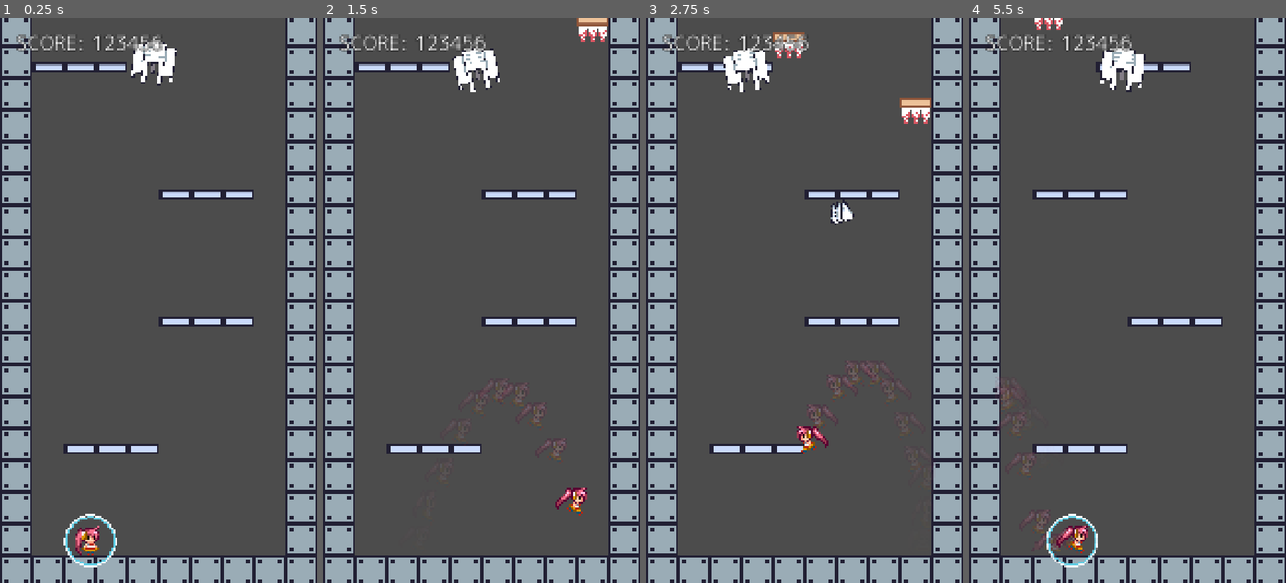
Above: before the commit, frames 1-4 (left to right).
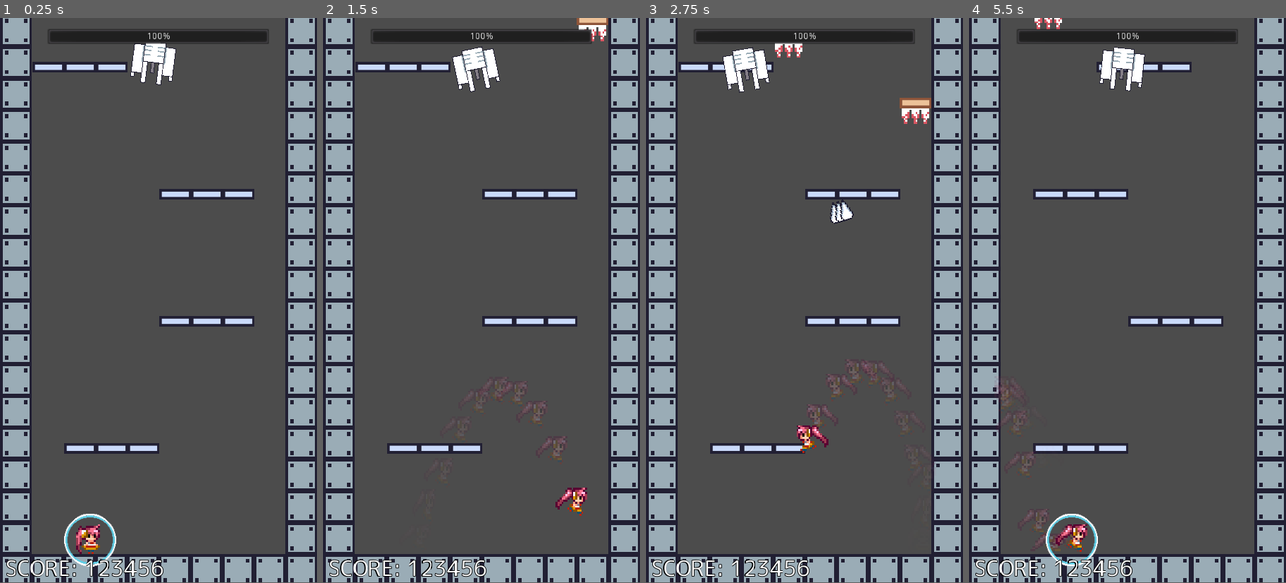
Above: after the commit, the same moments.

Repository: syun77/gd_deathroom666
Game: Godot game, scene res://Main.tscn
Two runs of this game, one before a commit and one after it. Both use one fixed random seed, a clock stepped at 60 frames per second and the inputs below.
Inputs:
- Up to frame 1 (0.25 s): no input
- Up to frame 2 (1.5 s): hold Right (ui_right) from 0.53 s (still down); tap Z (act_jump) at 0.6, 0.77, 1.07, 1.35 s
- Up to frame 3 (2.75 s): tap Z (act_jump) at 1.52, 1.82, 2.1 s; release Right (ui_right) at 2.03 s; hold Left (ui_left) from 2.03 s (still down)
- Up to frame 4 (5.5 s): release Left (ui_left) at 2.78 s; hold Right (ui_right) 2.78-4.28 s; tap Z (act_jump) at 2.85, 3.02, 3.32, 3.6, 3.77, 4.07, 4.35, 4.52, 4.82, 5.1 s; tap R (ui_reset) at 4.15 s; hold Left (ui_left) 4.28-5.03 s; hold Right (ui_right) from 5.03 s (still down)
In our replay, the window is 450x800 before the commit and 450x799 after it. These sizes can differ from the game's own. Grey fills any space a smaller window leaves; there, only what the larger window draws over its background counts as a difference.

The runs differ from the first frame. In frame 1, 6.0% of the frame differs, in the area x 0-100%, y 0-100%; in frame 2, 5.9%; in frame 3, 6.1%; in frame 4, 6.2%.

Commit message:
敵のHPゲージを実装

Diff:
--- a/DeathRoom666/Block.gd
+++ b/DeathRoom666/Block.gd
@@ -33,9 +33,9 @@
 	_max_velocity_y = dy
 
 ## 動きを止める.
-func freeze() -> void:
+func freeze() -> bool:
 	if _freezed:
-		return # フリーズ済み.
+		return false # フリーズ済み.
 
 	_freezed = true
 	# 固定ブロックにする
@@ -44,6 +44,8 @@
 	position.y -= 48.0 # 1タイルぶんずれる.
 	wall.position = position
 	_parent.add_child(wall)
+
+	return true
 
 ## 親ノードを設定する.
 func set_parent(layer:CanvasLayer) -> void:
--- a/DeathRoom666/Main.gd
+++ b/DeathRoom666/Main.gd
@@ -43,6 +43,7 @@
 onready var _effect_layer = $EffectLayerFront
 onready var _labelScore = $UILayer/LabelScore
 onready var _labelCaption = $UILayer/LabelCaption
+onready var _healthBar = $UILayer/ProgressBar
 
 # ------------------------------------------
 # vars.
@@ -58,7 +59,7 @@
 # private functions.
 # ------------------------------------------
 func _ready() -> void:
-	OS.set_window_size(Vector2(160, 300))
+	#OS.set_window_size(Vector2(160, 300))
 
 	_enemy.set_target(_player)
 	_enemy.set_camera(_camera)
@@ -112,6 +113,7 @@
 	_update_camera()
 	_check_block()
 	_check_outside()
+	_update_enemy_hp()
 
 ## 更新 > ヒットストップ.
 func _update_hit_stop(delta:float) -> void:
@@ -227,6 +229,14 @@
 	if _player.position.y > outside_y:
 		_player.vanish()
 
+## 敵HPバーの更新.
+func _update_enemy_hp() -> void:
+	if is_instance_valid(_enemy) == false:
+		return
+
+	var rate = _enemy.hpratio()
+	_healthBar.value = 100 * rate
+
 ## ヒットストップ開始.
 func _enter_hit_stop():
 	# オブジェクトの動きをすべて止める.
--- a/DeathRoom666/Main.tscn
+++ b/DeathRoom666/Main.tscn
@@ -177,10 +177,10 @@
 [node name="UILayer" type="CanvasLayer" parent="."]
 
 [node name="LabelScore" type="Label" parent="UILayer"]
-margin_left = 24.0
-margin_top = 16.0
-margin_right = 232.0
-margin_bottom = 64.0
+margin_left = 8.0
+margin_top = 808.0
+margin_right = 249.0
+margin_bottom = 856.0
 theme = ExtResource( 3 )
 text = "SCORE: 123456"
 
@@ -193,3 +193,11 @@
 text = "GAME OVER"
 align = 1
 valign = 1
+
+[node name="ProgressBar" type="ProgressBar" parent="UILayer"]
+anchor_left = 0.5
+anchor_right = 0.5
+margin_left = -168.0
+margin_top = 16.0
+margin_right = 168.0
+margin_bottom = 40.0
--- a/DeathRoom666/Player.gd
+++ b/DeathRoom666/Player.gd
@@ -185,9 +185,9 @@
 		var collider:CollisionObject2D = col.collider
 		if collider.collision_layer & (1 << Common.eColLayer.BLOCK):
 			# Block(落下床)に衝突したので固定化させる.
-			collider.freeze()
-			# 弾を撃つ
-			_shoot(3)
+			if collider.freeze():
+				# 弾を撃つ
+				_shoot(3)
 
 ## 衝突チェックする.
 func _check_collision():
@@ -319,7 +319,7 @@
 	var v := Vector2()
 	# ショットを発生させる.
 	for i in range(cnt):
-		var spd = 100
+		var spd = rand_range(100, 500)
 		var rad = deg2rad(270 + rand_range(-30, 30))
 		v.x = cos(rad) * spd
 		v.y = -sin(rad) * spd
--- a/DeathRoom666/src/enemy/Enemy.gd
+++ b/DeathRoom666/src/enemy/Enemy.gd
@@ -29,6 +29,8 @@
 var _target:Node2D = null
 var _target_last_position = Vector2.ZERO
 var _bullets:CanvasLayer = null
+var _hp:int = 10
+var _hp_max:int = 10
 
 # --------------------------------
 # public functions.
@@ -39,6 +41,21 @@
 	_target = target
 func set_bullets(bullets:CanvasLayer) -> void:
 	_bullets = bullets
+
+## HPの初期化.
+func init_hp(v:int) -> void:
+	_hp = v
+	_hp_max = v
+
+## HPを減らす.
+func damage(v:int) -> void:
+	_hp -= v
+	if _hp < 0:
+		_hp = 0
+
+## HPの割合を取得する.
+func hpratio() -> float:
+	return 1.0 * _hp / _hp_max
 
 # --------------------------------
 # private functions.
--- a/DeathRoom666/src/shot/Shot.gd
+++ b/DeathRoom666/src/shot/Shot.gd
@@ -112,3 +112,5 @@
 	if layer & (1 << Common.eColLayer.ENEMY):
 		# 敵と衝突したら消える.
 		vanish()
+		# ダメージを与える.
+		body.damage(1)
